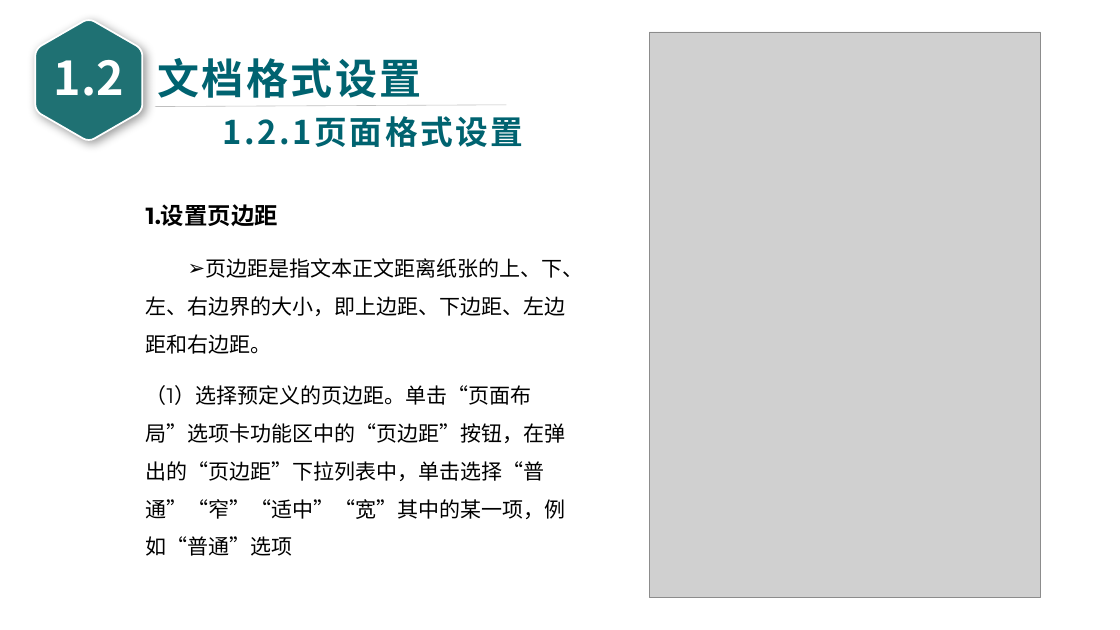
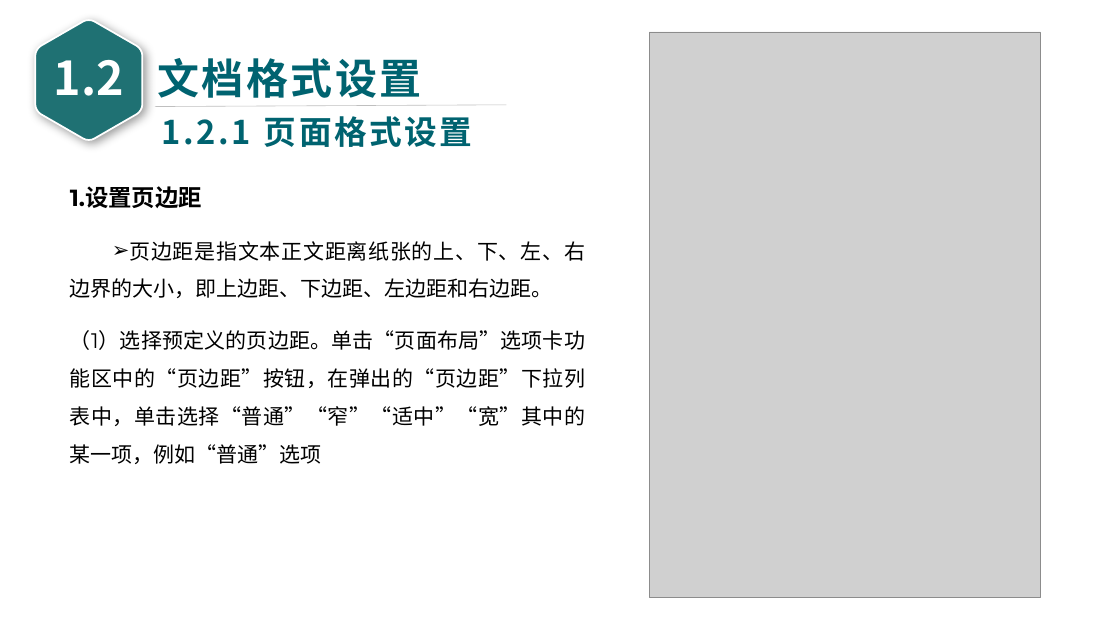
Before and after one commit to glplaman/glplaman.github.io, a slide deck: slide 25 of office/file/wps PPT/第1章 WPS文字文档编辑 - glpla.pptx. Drawn at 1120x630 pixels with LibreOffice and Linux fonts; fonts in the diff are those of the drawing; grey boxes stand for pictures. Boxes give left, top, right and bottom in pixels: in the first picture for what was removed or moved away, otherwise in the second. Text is boxed around its words. In the diff, an @@ line names an element or a change of style, - is before the commit and + after.

```diff
--- a/office/file/wps PPT/第1章 WPS文字文档编辑 - glpla.pptx
+++ b/office/file/wps PPT/第1章 WPS文字文档编辑 - glpla.pptx
@@ text at bbox=[162, 116, 473, 147]: spaces changed @@
-1.2.1页面格式设置
+1.2.1 页面格式设置
@@ text "1.设置页边距": place and size @@
-text "1.设置页边距" at bbox=[146, 204, 583, 519]
+text "1.设置页边距" at bbox=[70, 186, 585, 464]
@@ text "1.设置页边距" at bbox=[70, 186, 585, 464]: alignment left to justified @@
```
Also in this commit, not shown: 91 other slides changed, 9 other files.
